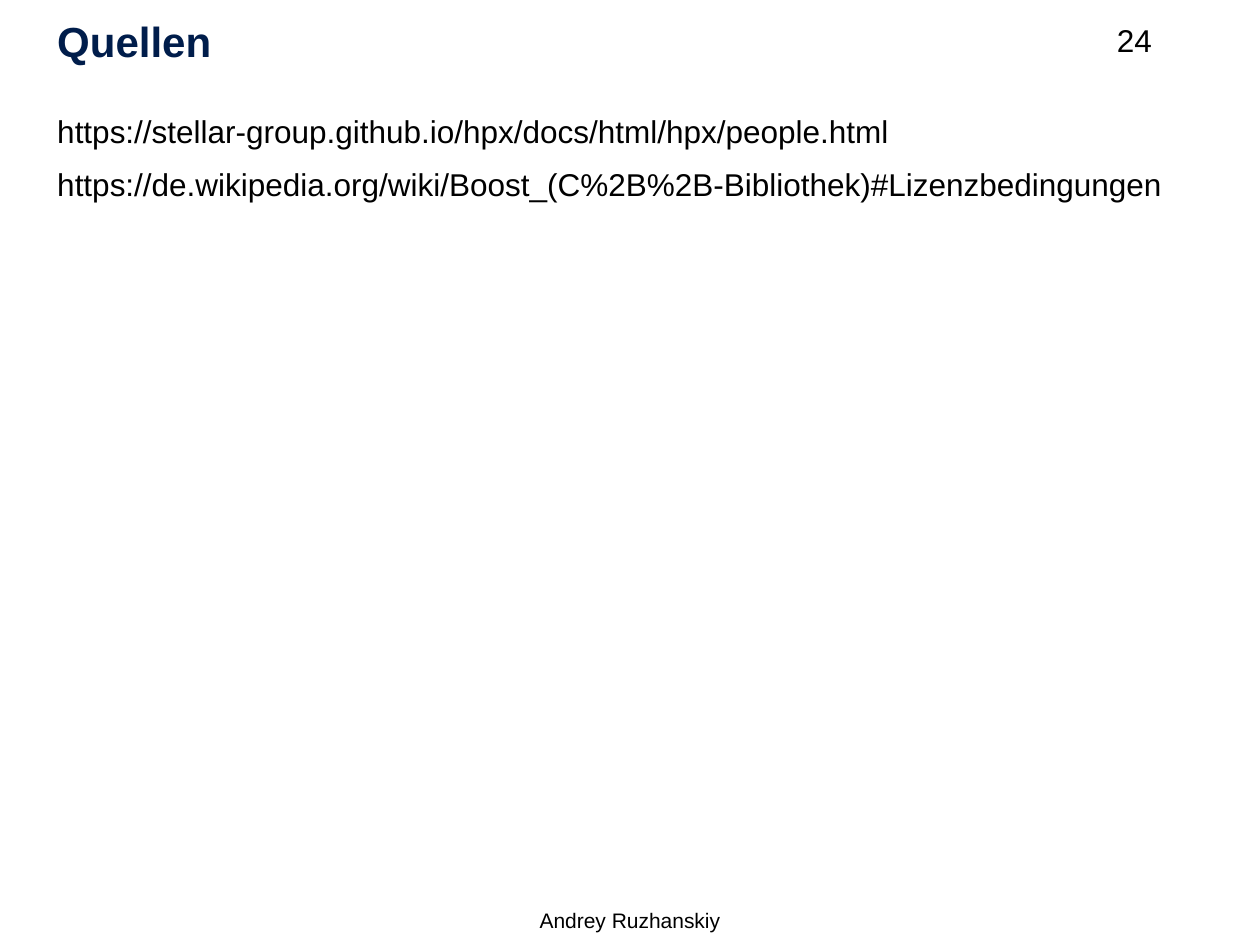
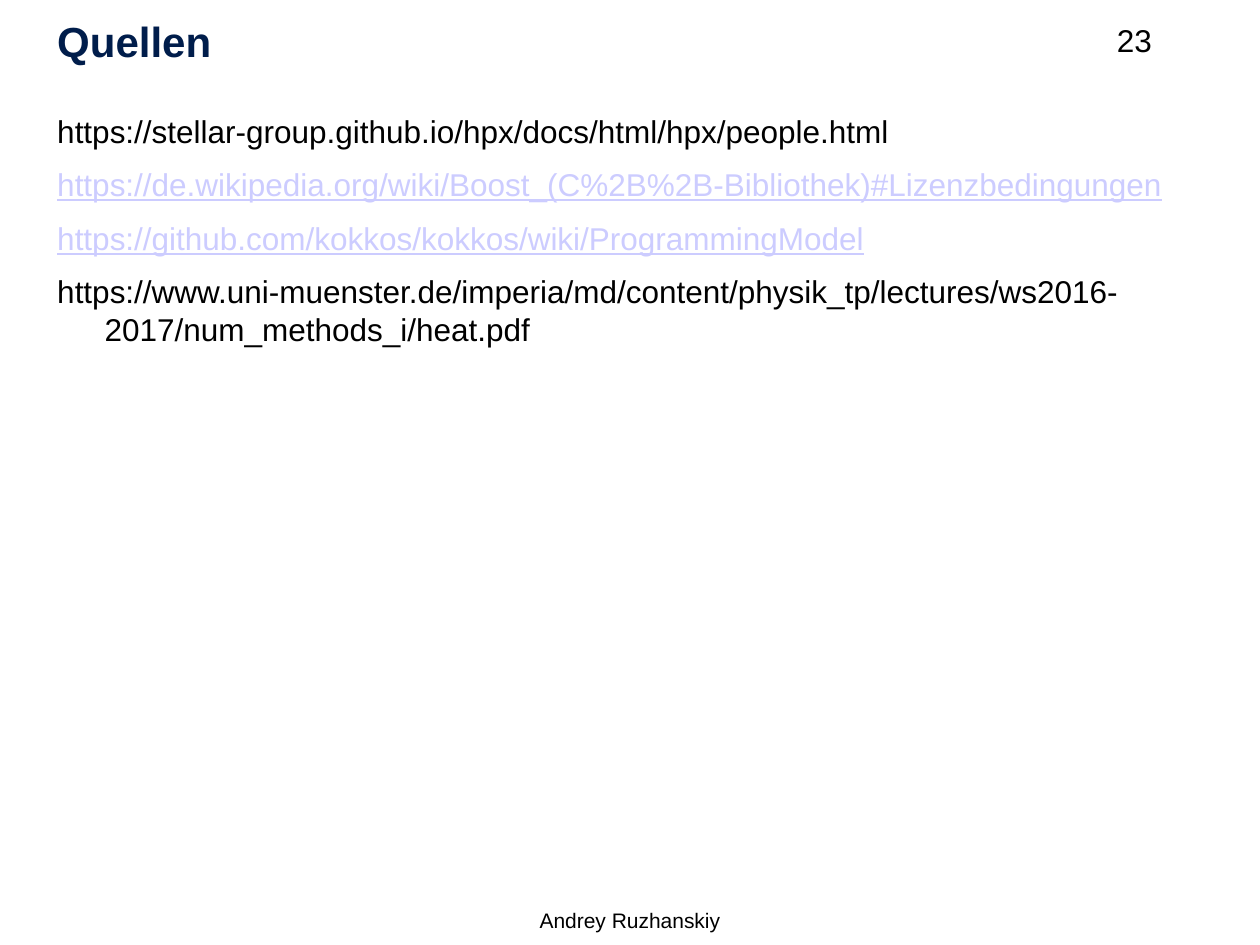
Before and after one commit to Setahero/HPC_Kokkos_HS, a slide deck: slide 23 of Hauptseminar HPC.pptx (slide 24 before the commit). Drawn at 1260x945 pixels with LibreOffice and Linux fonts; fonts in the diff are those of the drawing; background and template pictures are left out. Boxes give left, top, right and bottom in pixels: in the first picture for what was removed or moved away, otherwise in the second. Text is boxed around its words. In the diff, an @@ line names an element or a change of style, - is before the commit and + after.

```diff
--- a/Hauptseminar HPC.pptx
+++ b/Hauptseminar HPC.pptx
@@ page number at box(1117, 30, 1152, 53): text changed @@
-24
+23
@@ text at box(57, 173, 1161, 202): text colour #000000 to #CCCCFF, underline on in "https://de.wikipedia.org/wiki/Boost_(C%2B%2B-Bibliothek)#Liz ..." @@
@@ text at box(57, 227, 1117, 347): paragraphs added @@
+https://github.com/kokkos/kokkos/wiki/ProgrammingModel
+https://www.uni-muenster.de/imperia/md/content/physik_tp/lectures/ws2016-2017/num_methods_i/heat.pdf
```
Also in this commit, not shown: 10 other slides changed, 2 slides added, 3 slides removed.
